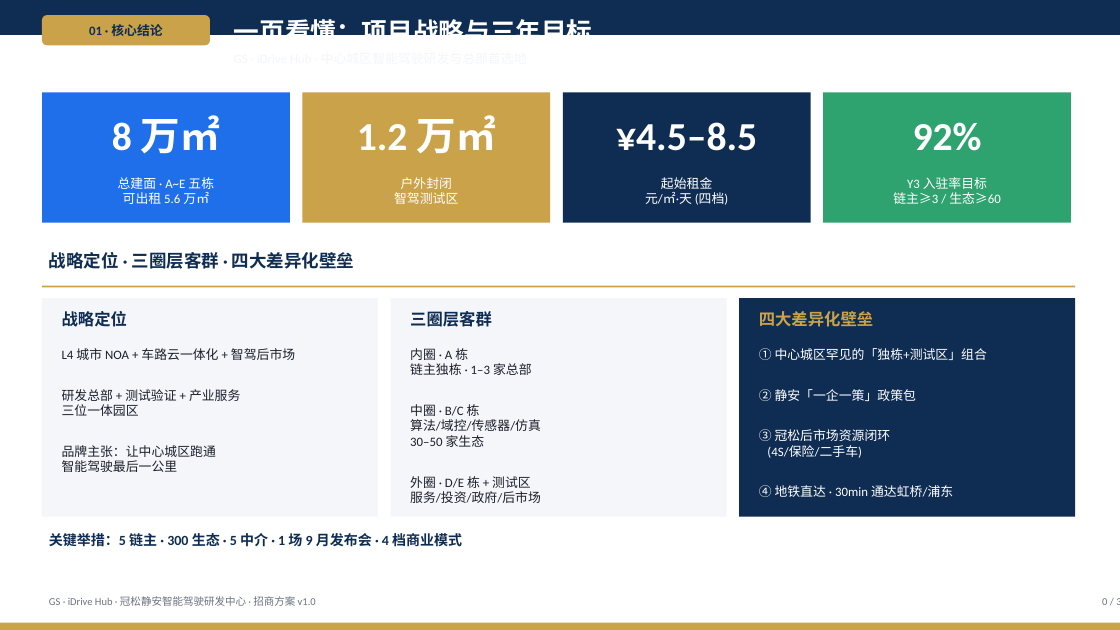
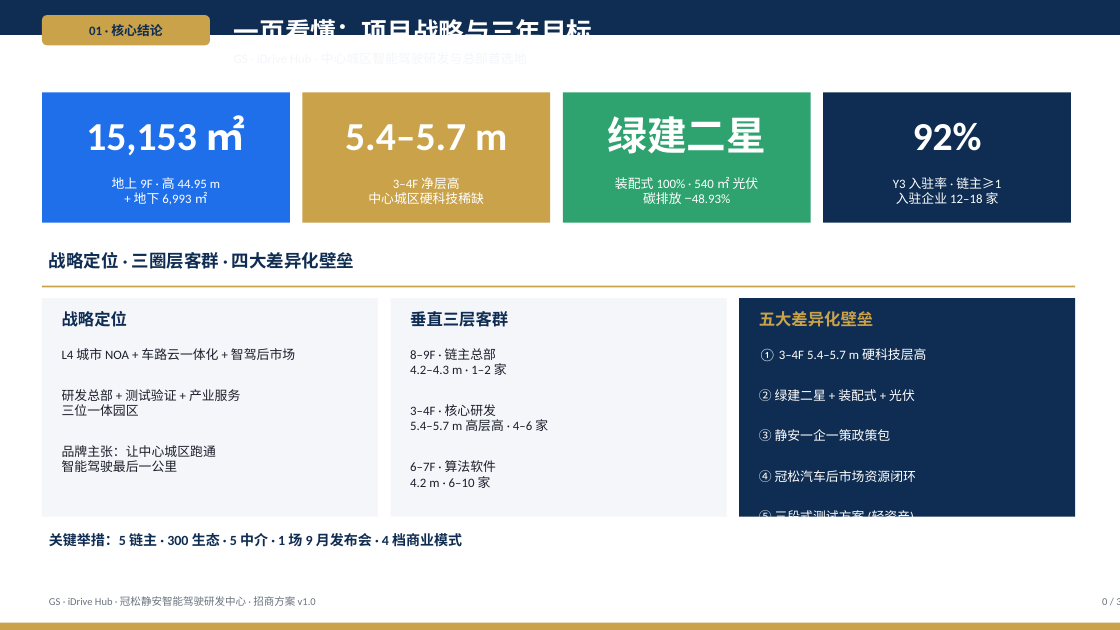
Before and after one commit to hujigang2010-maker/AIDEN, a slide deck: slide 3 of docs/deck/GS-iDrive-Hub-招商方案.pptx. Drawn at 1120x630 pixels with LibreOffice and Linux fonts; fonts in the diff are those of the drawing. Boxes give left, top, right and bottom in pixels: in the first picture for what was removed or moved away, otherwise in the second. Text is boxed around its words. In the diff, an @@ line names an element or a change of style, - is before the commit and + after.

```diff
--- a/docs/deck/GS-iDrive-Hub-招商方案.pptx
+++ b/docs/deck/GS-iDrive-Hub-招商方案.pptx
@@ text at (86,115,246,155): text changed @@
-8 万㎡
+15,153 ㎡
@@ rectangle at (563,92,811,223): fill #0F2D52 to #2FA36F @@
@@ text at (607,116,765,154): text changed @@
-¥4.5–8.5
+绿建二星
@@ rectangle at (823,92,1071,223): fill #2FA36F to #0F2D52 @@
@@ text at (345,124,507,151): text changed @@
-1.2 万㎡
+5.4–5.7 m
@@ text at (112,177,220,204): text changed @@
-总建面 · A~E 五栋
-可出租 5.6 万㎡
+地上 9F · 高 44.95 m
++ 地下 6,993 ㎡
@@ text at (368,177,484,204): text changed @@
-户外封闭
-智驾测试区
+3–4F 净层高
+中心城区硬科技稀缺
@@ text at (615,177,759,204): text changed @@
-起始租金
-元/㎡·天 (四档)
+装配式 100% · 540 ㎡ 光伏
+碳排放 −48.93%
@@ text at (893,177,1001,204): text changed @@
-Y3 入驻率目标
-链主≥3 / 生态≥60
+Y3 入驻率 · 链主≥1
+入驻企业 12–18 家
@@ text at (410,311,508,327): text changed @@
-三圈层客群
+垂直三层客群
@@ text at (759,311,873,327): text changed @@
-四大差异化壁垒
+五大差异化壁垒
@@ text at (410,348,548,488): text changed @@
-内圈 · A 栋
-链主独栋 · 1–3 家总部
-中圈 · B/C 栋
-算法/域控/传感器/仿真
-30–50 家生态
-外圈 · D/E 栋 + 测试区
-服务/投资/政府/后市场
+8–9F · 链主总部
+4.2–4.3 m · 1–2 家
+3–4F · 核心研发
+5.4–5.7 m 高层高 · 4–6 家
+6–7F · 算法软件
+4.2 m · 6–10 家
@@ text at (759,348,926,517): text changed @@
-① 中心城区罕见的「独栋+测试区」组合
-② 静安「一企一策」政策包
-③ 冠松后市场资源闭环
-(4S/保险/二手车)
-④ 地铁直达 · 30min 通达虹桥/浦东
+① 3–4F 5.4–5.7 m 硬科技层高
+② 绿建二星 + 装配式 + 光伏
+③ 静安一企一策政策包
+④ 冠松汽车后市场资源闭环
+⑤ 三段式测试方案 (轻资产)
```
Also in this commit, not shown: 15 other slides changed, 2 slides added, 2 slides removed, 6 other files.
